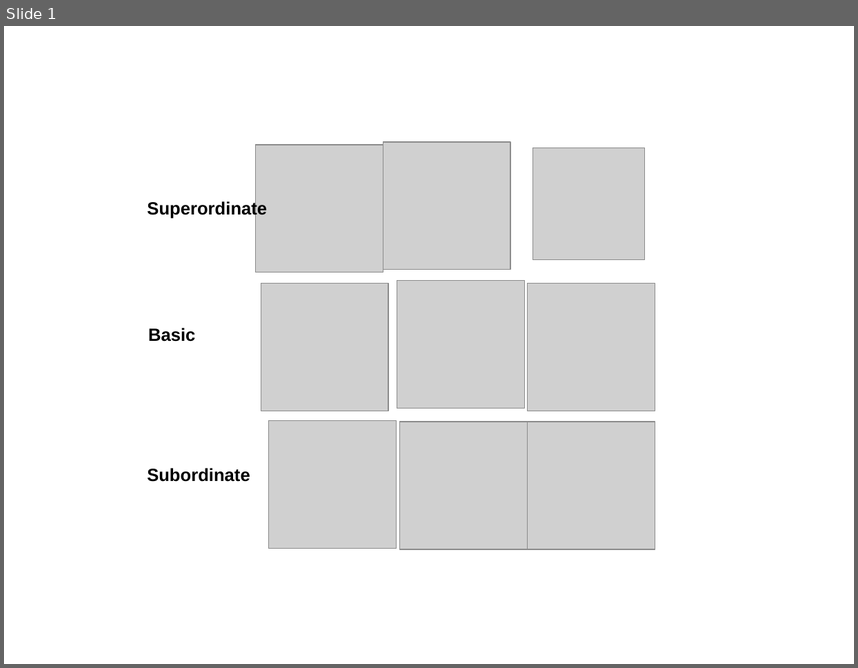
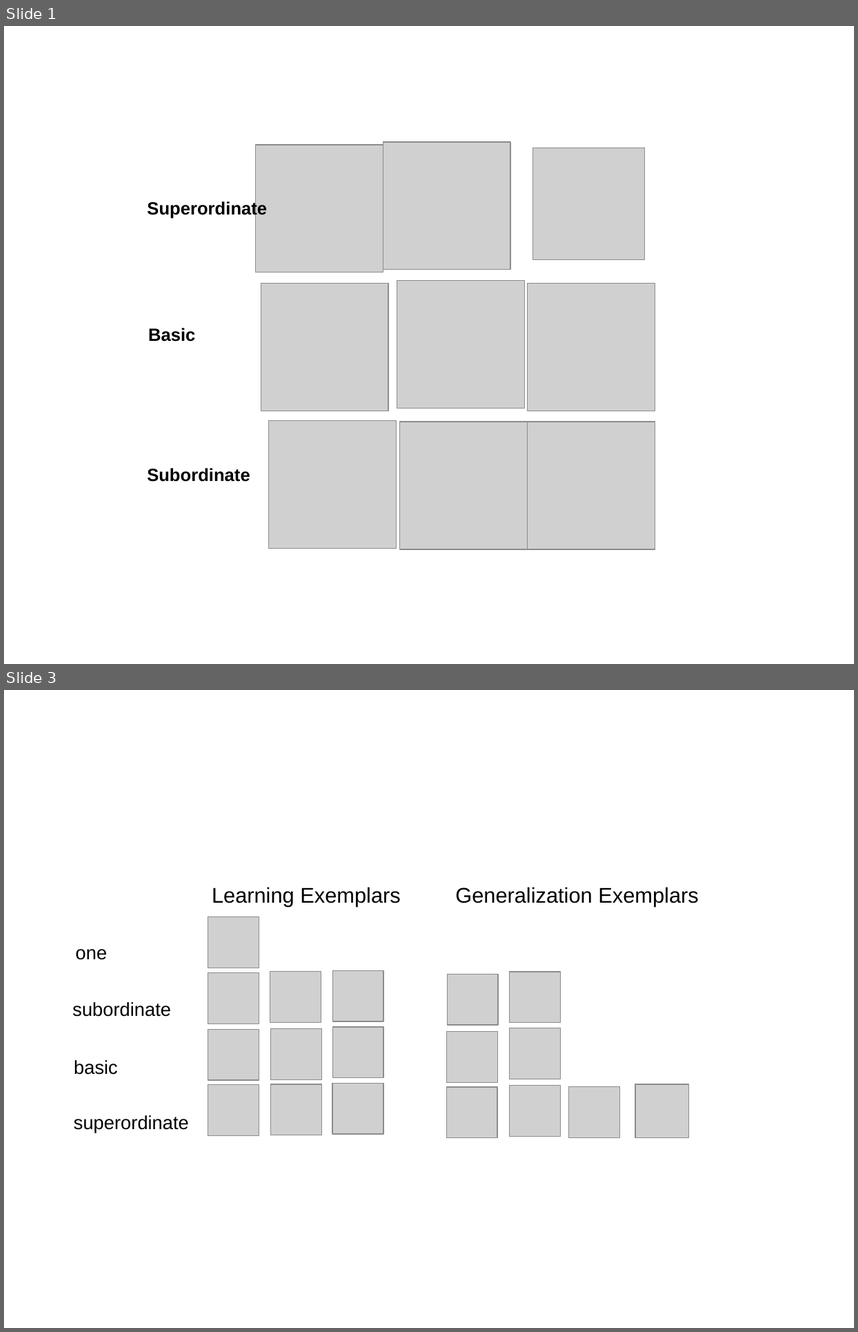
Before and after one commit to mllewis/XTMEM, a slide deck: paper/figs/figs.pptx. Shown one above the other, each under a label of ours: slide 1 before the commit, slides 1 and 3 after it; the slides between them are not shown. The pictures are 858x668 and 858x1332 pixels, drawn with LibreOffice and Linux fonts; fonts in the diff are those of the drawing; grey boxes stand for pictures. Boxes give left, top, right and bottom in pixels: in the first picture for what was removed or moved away, otherwise in the second. Text is boxed around its words. In the diff, an @@ line names an element or a change of style, - is before the commit and + after.

```diff
--- a/paper/figs/figs.pptx
+++ b/paper/figs/figs.pptx
@@ slide 3 added at <box>4,690,854,1328</box>, background #FFFFFF @@
@@ text added at <box>212,887,400,907</box>, 18 pt, text #000000 @@
+Learning Exemplars
@@ text added at <box>455,887,698,907</box>, 18 pt, text #000000 @@
+Generalization Exemplars
@@ picture added at <box>208,917,259,968</box> @@
@@ text added at <box>76,949,107,960</box>, 16 pt, text #000000 @@
+one
@@ picture added at <box>208,972,259,1023</box> @@
@@ picture added at <box>270,972,321,1023</box> @@
@@ picture added at <box>333,971,384,1021</box> @@
@@ picture added at <box>447,974,498,1025</box> @@
@@ picture added at <box>510,972,561,1023</box> @@
@@ text added at <box>72,1002,171,1016</box>, 16 pt, text #000000 @@
+subordinate
@@ picture added at <box>208,1029,259,1080</box> @@
@@ picture added at <box>271,1028,322,1079</box> @@
@@ picture added at <box>333,1027,384,1078</box> @@
@@ picture added at <box>447,1031,498,1082</box> @@
@@ picture added at <box>510,1028,561,1079</box> @@
@@ text added at <box>74,1060,118,1074</box>, 16 pt, text #000000 @@
+basic
@@ picture added at <box>332,1083,383,1134</box> @@
@@ picture added at <box>208,1085,259,1136</box> @@
@@ picture added at <box>271,1083,322,1134</box> @@
@@ picture added at <box>446,1087,497,1138</box> @@
@@ picture added at <box>510,1085,561,1136</box> @@
@@ picture added at <box>568,1086,619,1137</box> @@
@@ picture added at <box>635,1083,689,1137</box> @@
@@ text added at <box>74,1115,189,1132</box>, 16 pt, text #000000 @@
+superordinate
```
Also in this commit, not shown: 3 other slides added, 6 other files.
